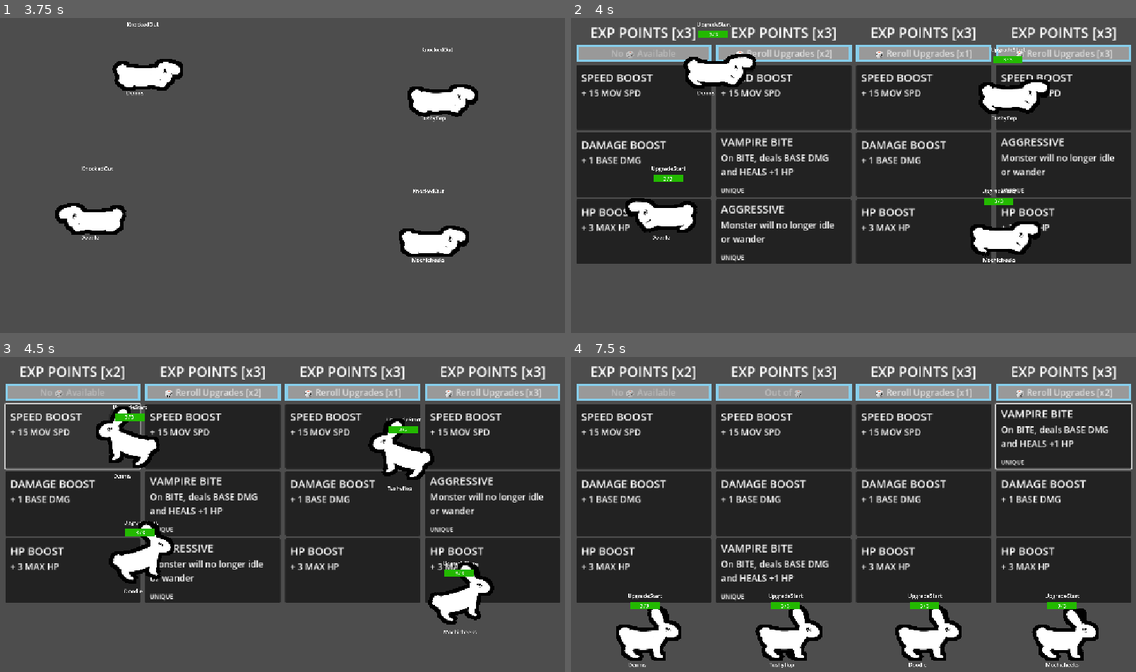
Above: before the commit, frames 1-4 (two rows, left to right).
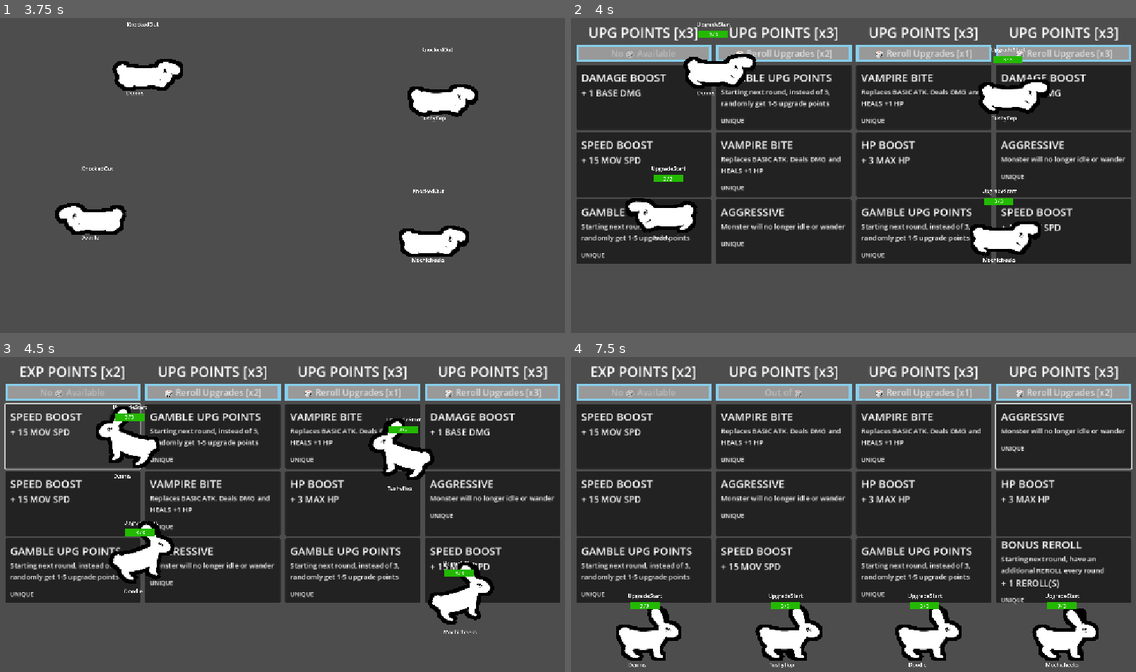
Above: after the commit, the same moments.

Repository: Galitie/tm2
Game: Godot game, scene res://test_scene.tscn
Two runs of this game, one before a commit and one after it. Both use one fixed random seed, a clock stepped at 60 frames per second and the inputs below.
Inputs (mouse positions are in pixels of both pictures, inside the frame that each line leads up to):
- Up to frame 1 (3.75 s): tap Enter (ui_accept) at 0.5, 0.77, 1.52, 3.02 s; move the mouse to (406, 159) at 0.52 s; hold Up (ui_up) 0.53-1.28 s; click (406, 159) at 0.67 s; move the mouse to (169, 191) at 1.27 s; hold Down (ui_down) 1.28-2.03 s; move the mouse to (339, 106) at 2.02 s; hold Up (ui_up) 2.03-3.53 s; move the mouse to (254, 241) at 2.77 s; click (254, 241) at 2.92 s; move the mouse to (452, 225) at 3.52 s; hold Down (ui_down) from 3.53 s (still down)
- Up to frame 2 (4 s): keep holding Down (ui_down); tap Enter (ui_accept) at 3.77 s
- Up to frame 3 (4.5 s): release Down (ui_down) at 4.25 s; click (73, 435) at 4.27 s
- Up to frame 4 (7.5 s): click "🎲 Reroll Upgrades [x2]" at 5 s; click "🎲 Reroll Upgrades [x1]" at 5.75 s; click "🎲 Reroll Upgrades [x3]" at 6.5 s; move the mouse to (684, 467) at 7.27 s; hold Down (ui_down) from 7.28 s (still down)

Frame 1 is identical in both runs. In frame 2, 9.0% of the frame differs, in the area x 1-99%, y 2-78%; in frame 3, 8.4%; in frame 4, 9.0%.

Commit message:
Added two upgrade cards, one for rerolls one for upgrade points

Diff:
--- a/Cards/Resources/bite_lifesteal.tres
+++ b/Cards/Resources/bite_lifesteal.tres
@@ -5,7 +5,7 @@
 [resource]
 script = ExtResource("1_syuw0")
 card_name = "VAMPIRE BITE"
-description = "On BITE, deals BASE DMG and HEALS +1 HP"
+description = "Replaces BASIC ATK. Deals DMG and HEALS +1 HP"
 Type = "basic_attack"
 state_id = "bitelifesteal"
 unique = true
--- /dev/null
+++ b/Cards/Resources/extra_rerolls.tres
@@ -0,0 +1,21 @@
+[gd_resource type="Resource" script_class="CardResourceScript" load_steps=2 format=3 uid="uid://c6dyyjnj08tgh"]
+
+[ext_resource type="Script" uid="uid://bfco2om6esxdu" path="res://Cards/card_info.gd" id="1_oxl6m"]
+
+[resource]
+script = ExtResource("1_oxl6m")
+card_name = "BONUS REROLL"
+description = "Starting next round, have an additional REROLL every round"
+Type = "passive"
+state_id = ""
+unique = true
+remove_specific_states = Array[String]([])
+attribute_1 = 4
+attribute_label_1 = "REROLL(S)"
+attribute_amount_1 = 1
+attribute_2 = 0
+attribute_label_2 = ""
+attribute_amount_2 = 0
+attribute_3 = 0
+attribute_label_3 = ""
+attribute_amount_3 = 0
--- /dev/null
+++ b/Cards/Resources/gamble_upgrade_points.tres
@@ -0,0 +1,21 @@
+[gd_resource type="Resource" script_class="CardResourceScript" load_steps=2 format=3 uid="uid://ds51dyaoyuqjg"]
+
+[ext_resource type="Script" uid="uid://bfco2om6esxdu" path="res://Cards/card_info.gd" id="1_o25rm"]
+
+[resource]
+script = ExtResource("1_o25rm")
+card_name = "GAMBLE UPG POINTS"
+description = "Starting next round, instead of 3, randomly get 1-5 upgrade points"
+Type = "passive"
+state_id = ""
+unique = true
+remove_specific_states = Array[String]([])
+attribute_1 = 5
+attribute_label_1 = ""
+attribute_amount_1 = 0
+attribute_2 = 0
+attribute_label_2 = ""
+attribute_amount_2 = 0
+attribute_3 = 0
+attribute_label_3 = ""
+attribute_amount_3 = 0
--- a/Cards/card.tscn
+++ b/Cards/card.tscn
@@ -49,7 +49,7 @@
 unique_name_in_owner = true
 visible = false
 layout_mode = 2
-theme_override_font_sizes/font_size = 18
+theme_override_font_sizes/font_size = 14
 text = "Description"
 autowrap_mode = 3
 
--- a/Cards/card_info.gd
+++ b/Cards/card_info.gd
@@ -9,7 +9,7 @@
 @export var remove_specific_states : Array[String]
 
 @export_group("Attributes")
-enum Attributes {NONE, HP, MOVE_SPEED, BASE_DAMAGE}
+enum Attributes {NONE, HP, MOVE_SPEED, BASE_DAMAGE, REROLL, UPGRADE_POINTS}
 @export var attribute_1 : Attributes
 @export var attribute_label_1 : String
 @export var attribute_amount_1: int
--- a/UI/player_upgrade_panel.gd
+++ b/UI/player_upgrade_panel.gd
@@ -8,7 +8,7 @@
 @onready var upgrade_title = $VBoxContainer/UpgradeTitle/Label
 
 var player : Player
-var resource_array: Array[Resource] = [load("uid://c37d7vyo0m6jb"), load("uid://3aquqn25lskq"), load("uid://cvtqvsltnme3w"), load("uid://cv4dcuvdmk4d"), load("uid://cr0ughlj0g43p")]
+var resource_array: Array[Resource] = [load("uid://c37d7vyo0m6jb"), load("uid://3aquqn25lskq"), load("uid://cvtqvsltnme3w"), load("uid://cv4dcuvdmk4d"), load("uid://cr0ughlj0g43p"), load("uid://c6dyyjnj08tgh"), load("uid://ds51dyaoyuqjg")]
 @onready var button_array: Array[Node] = [reroll_button, $VBoxContainer/UpgradeCard1, $VBoxContainer/UpgradeCard2, $VBoxContainer/UpgradeCard3]
 var current_user_position_in_button_array : int = 0
 var new_stylebox_normal = StyleBoxFlat.new()
--- a/UI/upgrade_menu.gd
+++ b/UI/upgrade_menu.gd
@@ -12,4 +12,4 @@
 	for player_upgrade_panel in player_upgrade_panels:
 		player_upgrade_panel.setup_cards()
 		player_upgrade_panel.setup_rerolls()
-		player_upgrade_panel.upgrade_title.text = "EXP POINTS [x" + str(player_upgrade_panel.player.upgrade_points) + "]"
+		player_upgrade_panel.upgrade_title.text = "UPG POINTS [x" + str(player_upgrade_panel.player.upgrade_points) + "]"
--- a/main.gd
+++ b/main.gd
@@ -97,8 +97,11 @@
 		var upgrade_pos = player.get_node("UpgradePos")
 		monster.target_point = upgrade_pos.global_position
 		monster.state_machine.transition_state("upgradestart")
-		player.upgrade_points = 3
-		player.rerolls = rerolls_amount_counter
+		if player.randomize_upgrade_points:
+			player.upgrade_points = randi_range(1,5)
+		else:
+			player.upgrade_points = 3
+		player.rerolls = rerolls_amount_counter + player.bonus_rerolls
 		rerolls_amount_counter += 1
 	upgrade_menu.setup()
 	upgrade_menu.visible = true
@@ -155,6 +158,10 @@
 			player.monster.move_speed += chosen_card.attribute_amount_1
 		if chosen_card.attribute_1 == CardResourceScript.Attributes.BASE_DAMAGE:
 			player.monster.base_damage += chosen_card.attribute_amount_1
+		if chosen_card.attribute_1 == CardResourceScript.Attributes.REROLL:
+			player.bonus_rerolls += chosen_card.attribute_amount_1
+		if chosen_card.attribute_1 == CardResourceScript.Attributes.UPGRADE_POINTS:
+			player.randomize_upgrade_points = true
 	# Replace a slot
 	if chosen_card.state_id:
 		player.monster.state_machine.state_choices[chosen_card.Type] = chosen_card.state_id
--- a/player.gd
+++ b/player.gd
@@ -2,7 +2,9 @@
 class_name Player
 
 var upgrade_points : int = 0
+var randomize_upgrade_points : bool = false
 var rerolls : int = 0
+var bonus_rerolls: int = 0
 var victory_points :int = 0
 @export var monster : Monster
 var controller_port: int = -1
Not shown, changed: Todo.txt
